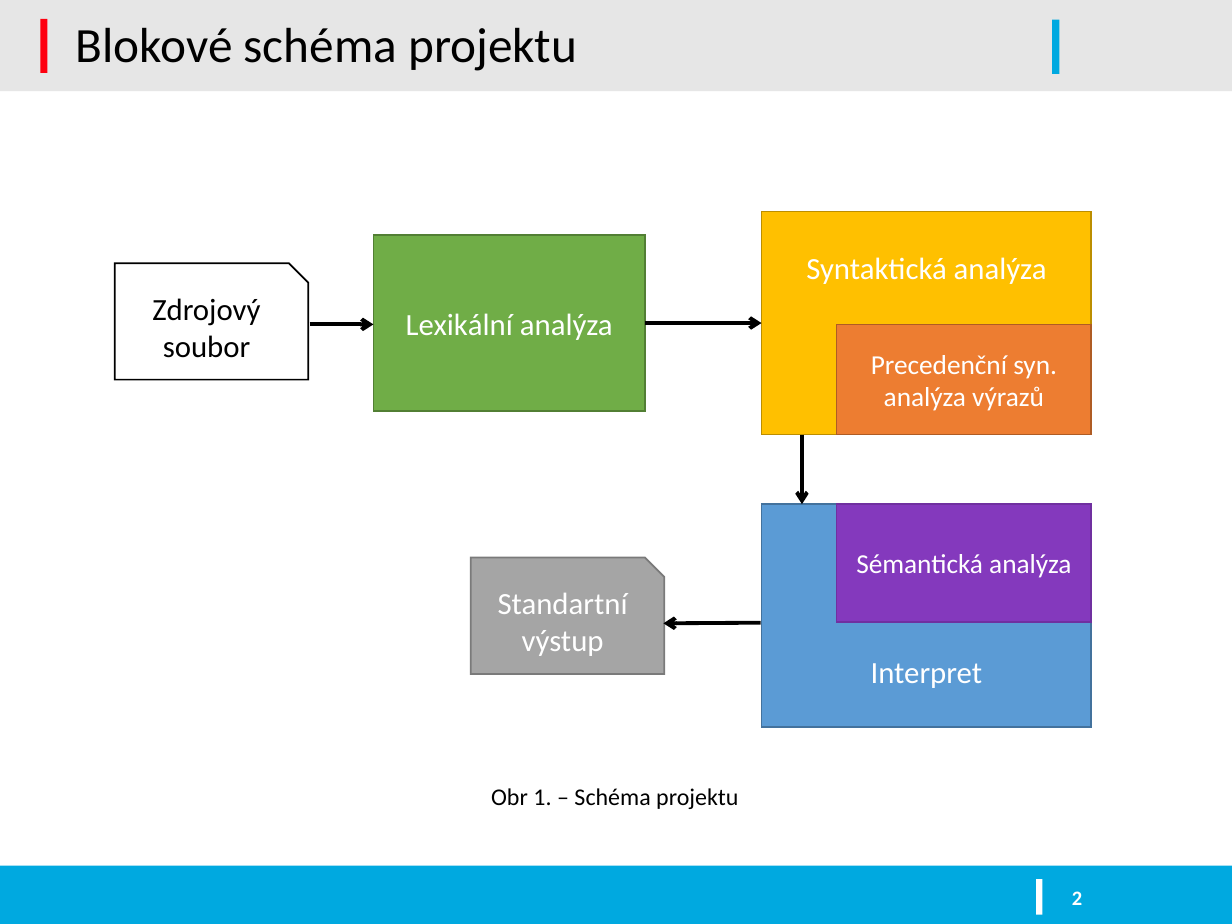
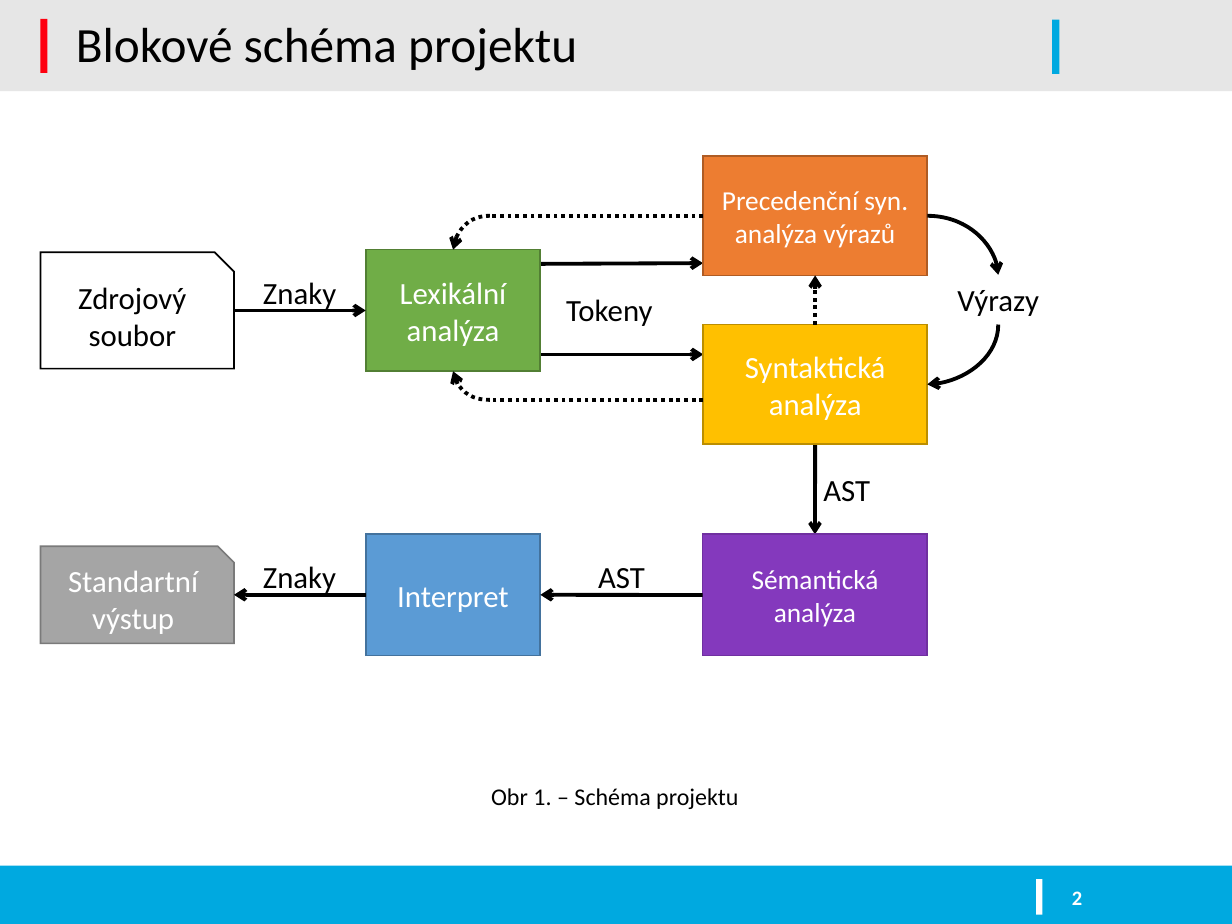
Before and after one commit to kysel/IFJ16, a slide deck: slide 2 of docs/prezentace.pptx. Drawn at 1232x924 pixels with LibreOffice and Linux fonts; fonts in the diff are those of the drawing; background and template pictures are left out. Boxes give left, top, right and bottom in pixels: in the first picture for what was removed or moved away, otherwise in the second. Text is boxed around its words. In the diff, an @@ line names an element or a change of style, - is before the commit and + after.

```diff
--- a/docs/prezentace.pptx
+++ b/docs/prezentace.pptx
@@ rectangle "Precedenční syn. analýza výrazů": place and size @@
-rectangle "Precedenční syn. analýza výrazů" at (837,324,1092,434)
+rectangle "Precedenční syn. analýza výrazů" at (703,156,928,276)
@@ curved arrow added from (490, 216) to (453, 250), #000000 2.25 pt dashed @@
@@ line added from (703, 216) to (490, 216), #000000 2.25 pt dashed @@
@@ curved arrow added from (928, 216) to (998, 275), #000000 2.25 pt @@
@@ line added from (928, 216) to (928, 216), #5B9BD5 0.5 pt @@
@@ snip rect "Zdrojový soubor": place and size @@
-snip rect "Zdrojový soubor" at (115,264,308,379)
+snip rect "Zdrojový soubor" at (41,253,234,368)
@@ rectangle "Lexikální analýza": place and size @@
-rectangle "Lexikální analýza" at (373,235,644,411)
+rectangle "Lexikální analýza" at (366,250,541,372)
@@ arrow added from (529, 264) to (703, 264), #000000 2.25 pt @@
@@ text added at (263,282,336,312), 18 pt, text #000000 @@
+Znaky
@@ text added at (566,299,652,326), 18 pt, text #000000 @@
+Tokeny
@@ arrow added from (816, 324) to (816, 276), #000000 2.25 pt dashed @@
@@ text added at (957,290,1039,316), 18 pt, text #000000 @@
+Výrazy
@@ arrow moved from (309, 324) - (373, 324) to (234, 310) - (366, 310) @@
@@ rectangle "Syntaktická analýza": place and size @@
-rectangle "Syntaktická analýza" at (761,212,1092,435)
+rectangle "Syntaktická analýza" at (703,324,928,444)
@@ curved arrow added from (998, 324) to (928, 384), #000000 2.25 pt @@
@@ arrow moved from (646, 323) - (761, 323) to (529, 355) - (703, 355) @@
@@ curved arrow added from (490, 400) to (453, 371), #000000 2.25 pt dashed @@
@@ line added from (703, 400) to (490, 400), #000000 2.25 pt dashed @@
@@ arrow moved from (802, 435) - (802, 504) to (816, 444) - (816, 535) @@
@@ text added at (823,481,870,502), 18 pt, text #000000 @@
+AST
@@ rectangle "Interpret": place and size @@
-rectangle "Interpret" at (761,504,1092,727)
+rectangle "Interpret" at (366,533,541,655)
@@ rectangle "Sémantická analýza": place and size @@
-rectangle "Sémantická analýza" at (837,504,1092,622)
+rectangle "Sémantická analýza" at (702,535,926,655)
@@ snip rect "Standartní výstup": place and size @@
-snip rect "Standartní výstup" at (471,558,664,674)
+snip rect "Standartní výstup" at (41,546,234,643)
@@ text added at (263,566,336,596), 18 pt, text #000000 @@
+Znaky
@@ text added at (598,568,645,596), 18 pt, text #000000 @@
+AST
@@ arrow moved from (760, 622) - (664, 623) to (366, 595) - (234, 595) @@
@@ arrow added from (702, 595) to (541, 595), #000000 2.25 pt @@
```
Also in this commit, not shown: 1 other slide changed.
